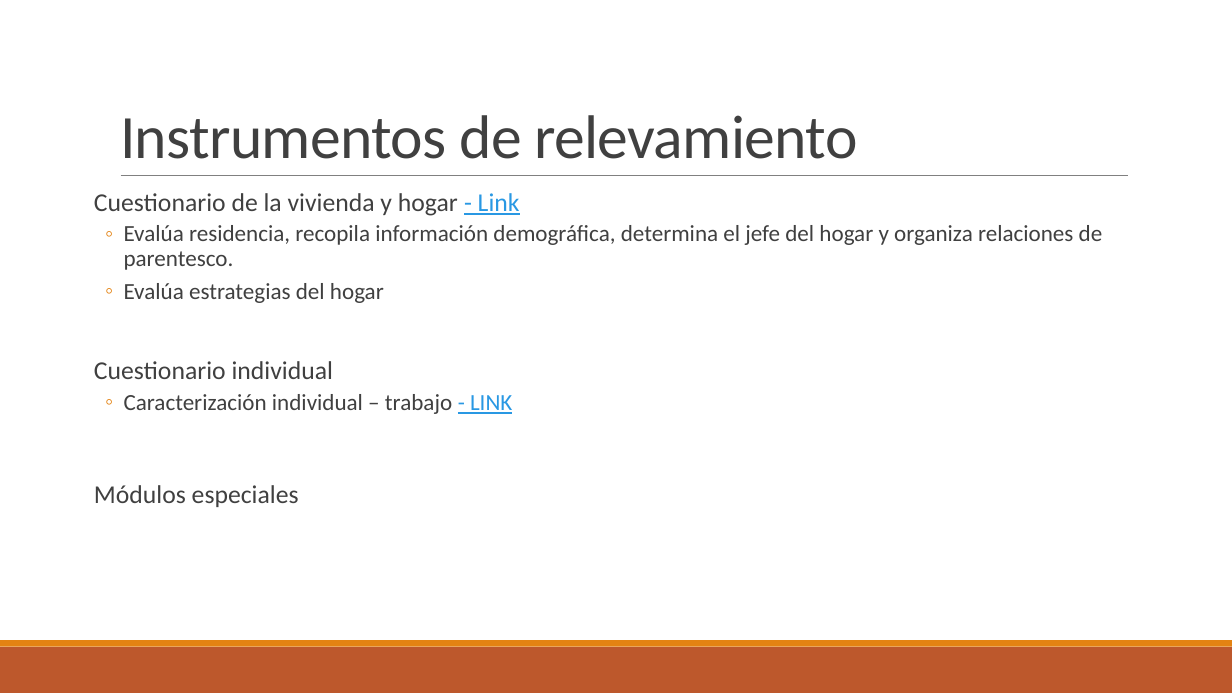
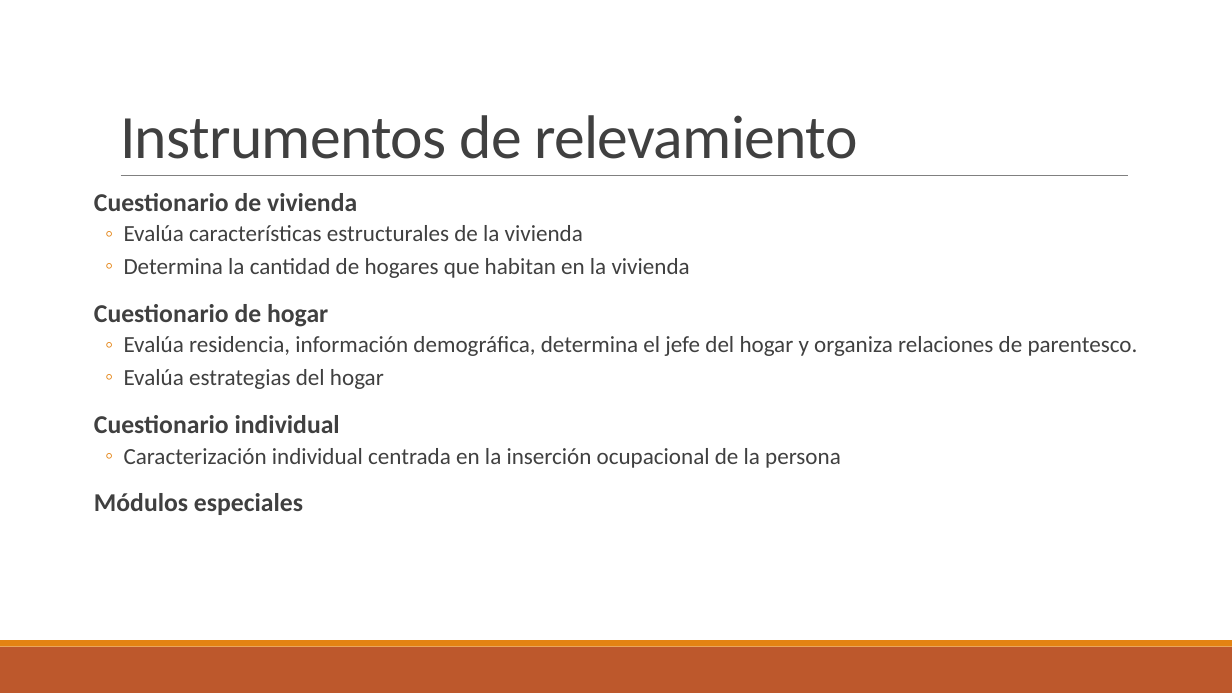
Before and after one commit to ceped-fce-uba/curso_aset, a slide deck: slide 8 of Clase 2 - EPH e Intro a Tidyverse/Presentación EPH.pptx (slide 9 before the commit). Drawn at 1232x693 pixels with LibreOffice and Linux fonts; fonts in the diff are those of the drawing. Boxes give left, top, right and bottom in pixels: in the first picture for what was removed or moved away, otherwise in the second. Text is boxed around its words. In the diff, an @@ line names an element or a change of style, - is before the commit and + after.

```diff
--- a/Clase 2 - EPH e Intro a Tidyverse/Presentación EPH.pptx
+++ b/Clase 2 - EPH e Intro a Tidyverse/Presentación EPH.pptx
@@ text at (94, 193, 1138, 356): text changed @@
-  Cuestionario de la vivienda y hogar - Link
-  ◦ Evalúa residencia, recopila información demográfica, determina el jefe del hogar y organiza relaciones de parentesco.
+  Cuestionario de vivienda
+  ◦ Evalúa características estructurales de la vivienda
+  ◦ Determina la cantidad de hogares que habitan en la vivienda
+  Cuestionario de hogar
+  ◦ Evalúa residencia, información demográfica, determina el jefe del hogar y organiza relaciones de parentesco.
@@ text at (94, 369, 384, 515): bold on in "Cuestionario individual", "Módulos especiales"; alignment left to justified @@
@@ text at (124, 448, 841, 468): text changed @@
-  ◦ Caracterización individual – trabajo - LINK
+  ◦ Caracterización individual centrada en la inserción ocupacional de la persona
```
Also in this commit, not shown: 8 other slides changed, 2 slides added, 3 slides removed, 7 other files.
